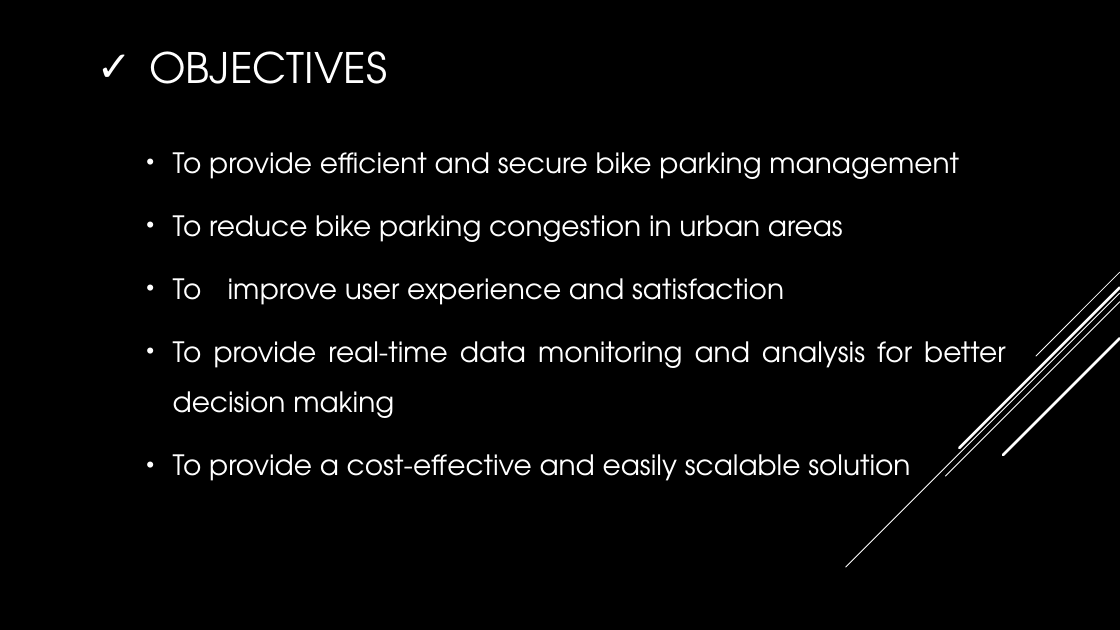
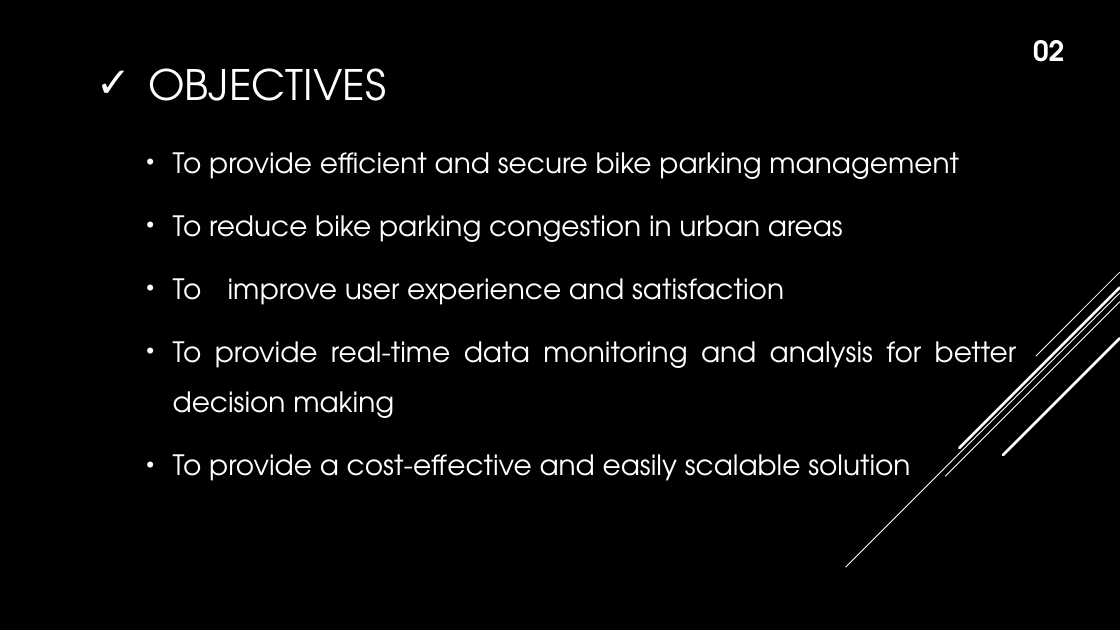
Before and after one commit to istyaque-ahammed/Technical-Writing-and-Presentation, a slide deck: slide 3 of Technical_Presentation.pptx. Drawn at 1120x630 pixels with LibreOffice and Linux fonts; fonts in the diff are those of the drawing. Boxes give left, top, right and bottom in pixels: in the first picture for what was removed or moved away, otherwise in the second. Text is boxed around its words. In the diff, an @@ line names an element or a change of style, - is before the commit and + after.

```diff
--- a/Technical_Presentation.pptx
+++ b/Technical_Presentation.pptx
@@ title "OBJECTIVES": place and size @@
-title "OBJECTIVES" at <box>149,51,387,84</box>
+title "OBJECTIVES" at <box>148,68,386,101</box>
@@ text added at <box>1033,40,1064,62</box>, 24 pt, text #FFFFFF, bold @@
+02
@@ text "To provide efficient and secure ..." rewrapped from <box>173,152,1006,481</box> to <box>173,152,1017,481</box> @@
```
Also in this commit, not shown: 10 other slides changed.
